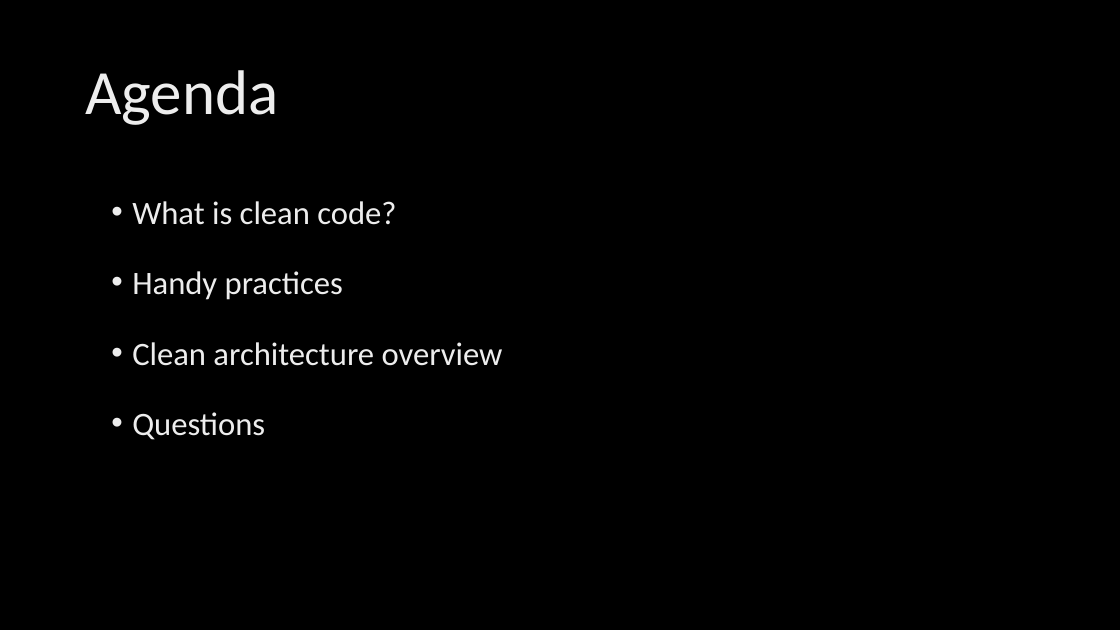
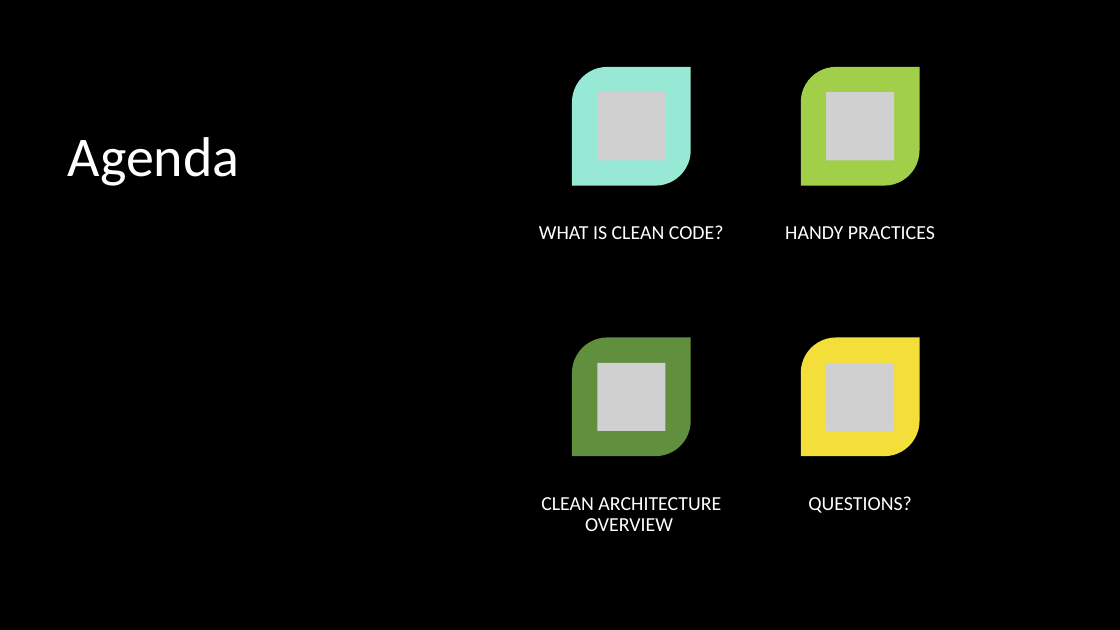
Before and after one commit to KonradGalczynski/Learning, a slide deck: slide 2 of CleanCodeCleanArch/CleanCodeCleanArch.pptx. Drawn at 1120x630 pixels with LibreOffice and Linux fonts; fonts in the diff are those of the drawing; grey boxes stand for pictures; background and template pictures are left out. Boxes give left, top, right and bottom in pixels: in the first picture for what was removed or moved away, otherwise in the second. Text is boxed around its words. In the diff, an @@ line names an element or a change of style, - is before the commit and + after.

```diff
--- a/CleanCodeCleanArch/CleanCodeCleanArch.pptx
+++ b/CleanCodeCleanArch/CleanCodeCleanArch.pptx
@@ rectangle added at (0,0,374,630), fill #000000 @@
@@ rectangle added at (374,0,1120,630), fill #000000 at 20% opacity @@
@@ title "Agenda": place and size @@
-title "Agenda" at (85,70,278,125)
+title "Agenda" at (68,137,240,186)
@@ title "Agenda" at (68,137,240,186): size 54 to 48 pt, text colour gradient #BFBFBF to #EDEDED to #FFFFFF to #FFFFFF; vertical alignment middle to top @@
@@ text removed at (132,201,503,440) @@
-• What is clean code?
-• Handy practices
-• Clean architecture overview
-• Questions
@@ group added at (539,67,935,531): 4 round diag rects, 4 pictures, 4 texts @@
+WHAT IS CLEAN CODE?
+HANDY PRACTICES
+CLEAN ARCHITECTURE OVERVIEW
+QUESTIONS?
```
Also in this commit, not shown: 7 other slides changed, 5 slides added, 1 slide removed.
